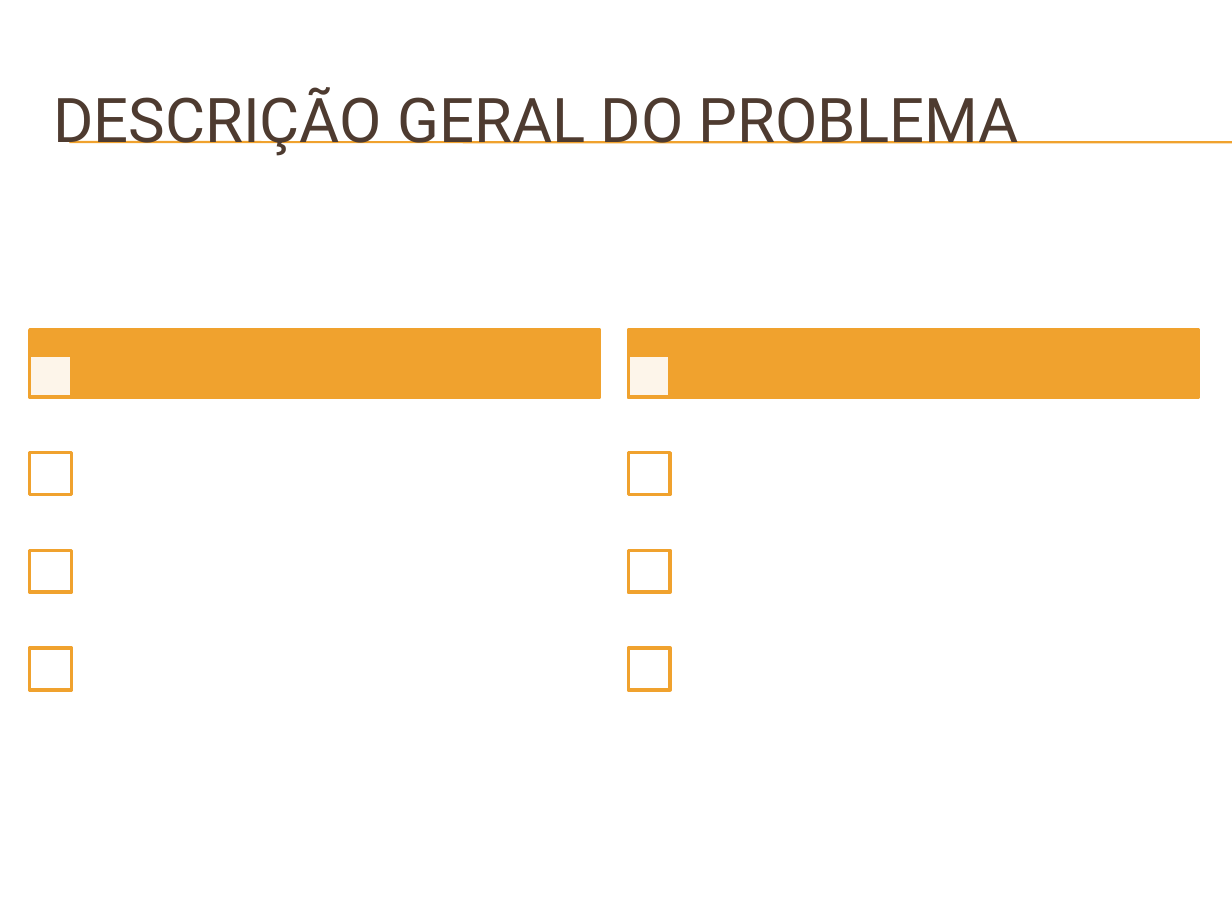
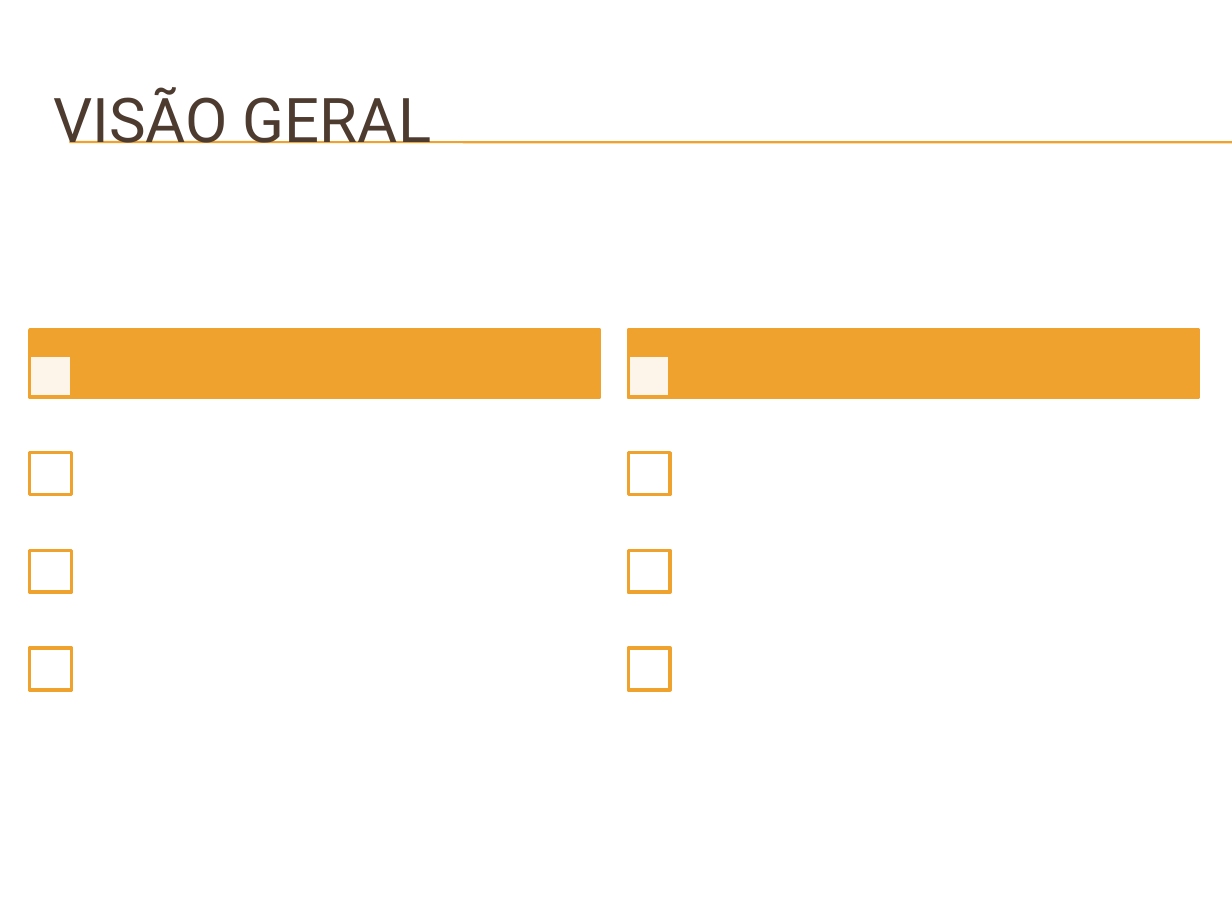
Before and after one commit to Neimarmg/Open_source, a slide deck: slide 4 of SAS/Planejamento/Docs/#3 - Apresentação do projeto.pptx. Drawn at 1232x924 pixels with LibreOffice and Linux fonts; fonts in the diff are those of the drawing; background and template pictures are left out. Boxes give left, top, right and bottom in pixels: in the first picture for what was removed or moved away, otherwise in the second. Text is boxed around its words. In the diff, an @@ line names an element or a change of style, - is before the commit and + after.

```diff
--- a/SAS/Planejamento/Docs/#3 - Apresentação do projeto.pptx
+++ b/SAS/Planejamento/Docs/#3 - Apresentação do projeto.pptx
@@ title at box(53, 87, 431, 143): text changed @@
-DESCRIÇÃO GERAL DO PROBLEMA
+VISÃO GERAL
```
Also in this commit, not shown: 2 other slides changed, 2 slides added, 3 slides removed, 1 other file.
